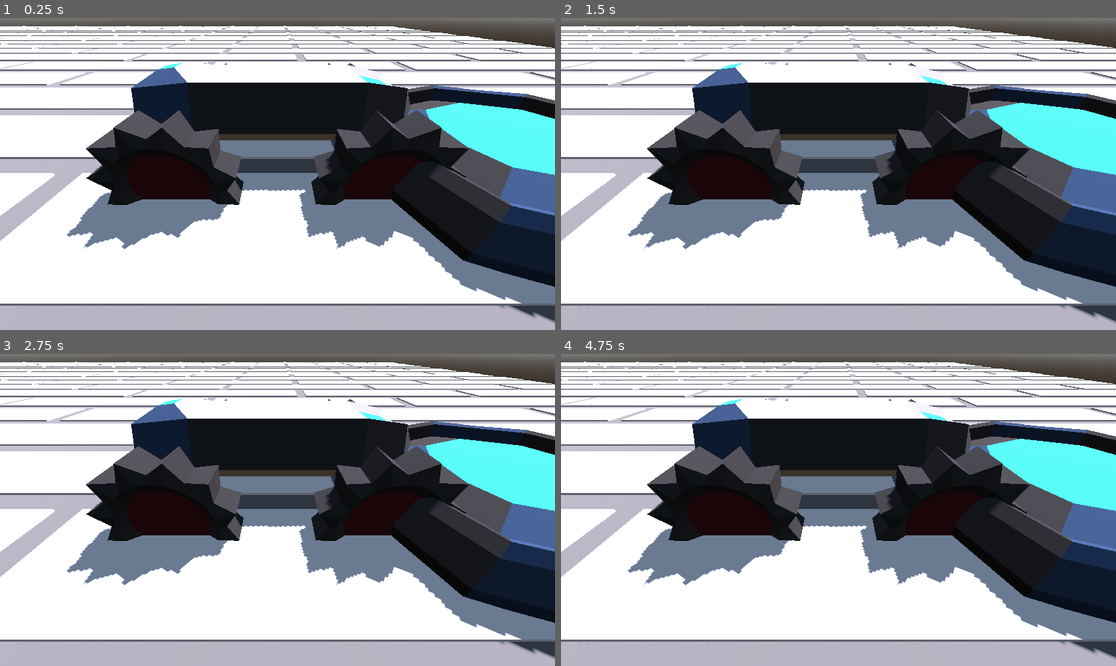
Above: before the commit, frames 1-4 (two rows, left to right).
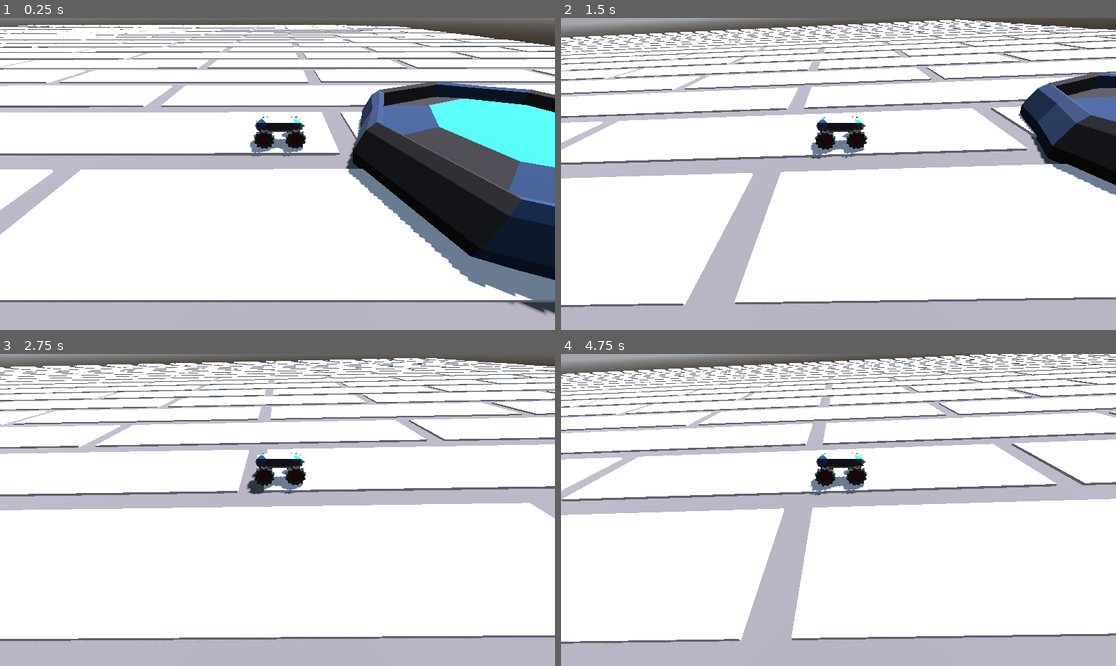
Above: after the commit, the same moments.

Repository: Degenerate-Games/psgamejam16
Game: Godot game, scene res://scenes/room.tscn
The game is run twice, just before and just after one commit, with the same random seed, the same clock (stepped at 60 frames per second) and the same inputs.
Inputs:
- Up to frame 1 (0.25 s): no input
- Up to frame 2 (1.5 s): no input
- Up to frame 3 (2.75 s): no input
- Up to frame 4 (4.75 s): no input

The runs differ from the first frame. In frame 1, 39% of the frame differs, in the area x 0-100%, y 2-98%; in frame 2, 58%, in the area x 0-100%, y 0-98%; in frame 3, 53%; in frame 4, 58%.

Commit message:
Add collider and vehicle body to bot

Diff:
--- a/PestWars/scenes/bot.tscn
+++ b/PestWars/scenes/bot.tscn
@@ -1,36 +1,42 @@
-[gd_scene load_steps=6 format=3 uid="uid://c4nvawtptak0b"]
+[gd_scene load_steps=8 format=3 uid="uid://c4nvawtptak0b"]
 
 [ext_resource type="Material" uid="uid://b64y6g61ojwx3" path="res://materials/botMat.tres" id="1_hgx5d"]
+[ext_resource type="Script" path="res://scripts/bot.gd" id="1_rn4si"]
 [ext_resource type="ArrayMesh" uid="uid://bkas588vpr818" path="res://models/botBody.obj" id="2_pxowf"]
 [ext_resource type="ArrayMesh" uid="uid://b8ltomuyw8pcu" path="res://models/botWheel.obj" id="3_ur7dn"]
 
+[sub_resource type="CapsuleShape3D" id="CapsuleShape3D_0hxrx"]
+radius = 1.75
+height = 10.0
+
 [sub_resource type="Animation" id="Animation_xnttu"]
 resource_name = "bot_Moving"
+loop_mode = 1
 tracks/0/type = "rotation_3d"
 tracks/0/imported = false
 tracks/0/enabled = true
-tracks/0/path = NodePath("BotWheel")
+tracks/0/path = NodePath("VehicleWheel3D/BotWheel")
 tracks/0/interp = 1
 tracks/0/loop_wrap = true
 tracks/0/keys = PackedFloat32Array(0, 1, 0, 0, 0, 1, 1, 1, 0, 0, 1, -4.37114e-08)
 tracks/1/type = "rotation_3d"
 tracks/1/imported = false
 tracks/1/enabled = true
-tracks/1/path = NodePath("BotWheel2")
+tracks/1/path = NodePath("VehicleWheel3D2/BotWheel2")
 tracks/1/interp = 1
 tracks/1/loop_wrap = true
 tracks/1/keys = PackedFloat32Array(0, 1, 0, 0, 0, 1, 1, 1, 0, 0, 1, -4.37114e-08)
 tracks/2/type = "rotation_3d"
 tracks/2/imported = false
 tracks/2/enabled = true
-tracks/2/path = NodePath("BotWheel3")
+tracks/2/path = NodePath("VehicleWheel3D3/BotWheel3")
 tracks/2/interp = 1
 tracks/2/loop_wrap = true
 tracks/2/keys = PackedFloat32Array(0, 1, 0, 0, 1, 4.37114e-08, 1, 1, 0, 0, 0, 1)
 tracks/3/type = "rotation_3d"
 tracks/3/imported = false
 tracks/3/enabled = true
-tracks/3/path = NodePath("BotWheel4")
+tracks/3/path = NodePath("VehicleWheel3D4/BotWheel4")
 tracks/3/interp = 1
 tracks/3/loop_wrap = true
 tracks/3/keys = PackedFloat32Array(0, 1, 0, 0, 0, 1, 1, 1, 0, 0, 1, -4.37114e-08)
@@ -47,34 +53,80 @@
 "bot_Moving": SubResource("Animation_xnttu")
 }
 
-[node name="bot" type="Node3D"]
-transform = Transform3D(0.1, 0, 0, 0, 0.1, 0, 0, 0, 0.1, 0, 0, 0)
+[node name="Bot" type="VehicleBody3D"]
+center_of_mass_mode = 1
+script = ExtResource("1_rn4si")
 
 [node name="BotBody" type="MeshInstance3D" parent="."]
+transform = Transform3D(0.2, 0, 0, 0, 0.2, 0, 0, 0, 0.2, 0.0945345, 0.113662, 0)
 material_override = ExtResource("1_hgx5d")
 mesh = ExtResource("2_pxowf")
 
-[node name="BotWheel" type="MeshInstance3D" parent="."]
-transform = Transform3D(-1, 1.50996e-07, 0, -1.50996e-07, -1, 0, 0, 0, 1, -3, 0, 3)
+[node name="BodyCollider" type="CollisionShape3D" parent="."]
+transform = Transform3D(-8.74228e-09, -0.2, 0, 0.2, -8.74228e-09, 0, 0, 0, 0.2, 0.0945345, 0.332016, 0)
+shape = SubResource("CapsuleShape3D_0hxrx")
+
+[node name="VehicleWheel3D" type="VehicleWheel3D" parent="."]
+transform = Transform3D(-4.37114e-08, 0, -1, 0, 1, 0, 1, 0, -4.37114e-08, -0.505466, 0.113662, 0.6)
+engine_force = 100.0
+use_as_steering = true
+wheel_roll_influence = 0.5
+wheel_radius = 0.4
+suspension_travel = 0.1
+suspension_stiffness = 50.0
+
+[node name="BotWheel" type="MeshInstance3D" parent="VehicleWheel3D"]
+transform = Transform3D(-8.74228e-09, 0, -0.2, 0, 0.2, 0, 0.2, 0, -8.74228e-09, 0, 0, 0)
 material_override = ExtResource("1_hgx5d")
 mesh = ExtResource("3_ur7dn")
+skeleton = NodePath("../..")
 
-[node name="BotWheel2" type="MeshInstance3D" parent="."]
-transform = Transform3D(-1, 1.50996e-07, 0, -1.50996e-07, -1, 0, 0, 0, 1, 3, 0, 3)
+[node name="VehicleWheel3D2" type="VehicleWheel3D" parent="."]
+transform = Transform3D(-4.37114e-08, 0, -1, 0, 1, 0, 1, 0, -4.37114e-08, 0.694535, 0.113662, 0.6)
+use_as_traction = true
+wheel_roll_influence = 0.5
+wheel_radius = 0.4
+suspension_travel = 0.1
+suspension_stiffness = 50.0
+
+[node name="BotWheel2" type="MeshInstance3D" parent="VehicleWheel3D2"]
+transform = Transform3D(-8.74228e-09, 0, -0.2, 0, 0.2, 0, 0.2, 0, -8.74228e-09, 0, 0, 0)
 material_override = ExtResource("1_hgx5d")
 mesh = ExtResource("3_ur7dn")
+skeleton = NodePath("../..")
 
-[node name="BotWheel3" type="MeshInstance3D" parent="."]
-transform = Transform3D(1, 0, 0, 0, 1, 0, 0, 0, 1, -3, 0, -3)
+[node name="VehicleWheel3D3" type="VehicleWheel3D" parent="."]
+transform = Transform3D(-4.37114e-08, 0, -1, 0, 1, 0, 1, 0, -4.37114e-08, -0.505466, 0.113662, -0.6)
+engine_force = 100.0
+use_as_steering = true
+wheel_roll_influence = 0.5
+wheel_radius = 0.4
+suspension_travel = 0.1
+suspension_stiffness = 50.0
+
+[node name="BotWheel3" type="MeshInstance3D" parent="VehicleWheel3D3"]
+transform = Transform3D(-8.74228e-09, 0, -0.2, 0, 0.2, 0, 0.2, 0, -8.74228e-09, 0, 0, 0)
 material_override = ExtResource("1_hgx5d")
 mesh = ExtResource("3_ur7dn")
+skeleton = NodePath("../..")
 
-[node name="BotWheel4" type="MeshInstance3D" parent="."]
-transform = Transform3D(-1, 1.50996e-07, 0, -1.50996e-07, -1, 0, 0, 0, 1, 3, 0, -3)
+[node name="VehicleWheel3D4" type="VehicleWheel3D" parent="."]
+transform = Transform3D(-4.37114e-08, 0, -1, 0, 1, 0, 1, 0, -4.37114e-08, 0.694535, 0.113662, -0.6)
+use_as_traction = true
+wheel_roll_influence = 0.5
+wheel_radius = 0.4
+suspension_travel = 0.1
+suspension_stiffness = 50.0
+
+[node name="BotWheel4" type="MeshInstance3D" parent="VehicleWheel3D4"]
+transform = Transform3D(-8.74228e-09, 0, -0.2, 0, 0.2, 0, 0.2, 0, -8.74228e-09, 0, 0, 0)
 material_override = ExtResource("1_hgx5d")
 mesh = ExtResource("3_ur7dn")
+skeleton = NodePath("../..")
 
 [node name="AnimationPlayer" type="AnimationPlayer" parent="."]
 libraries = {
 "": SubResource("AnimationLibrary_vrn2p")
 }
+
+[node name="NavigationAgent3D" type="NavigationAgent3D" parent="."]
